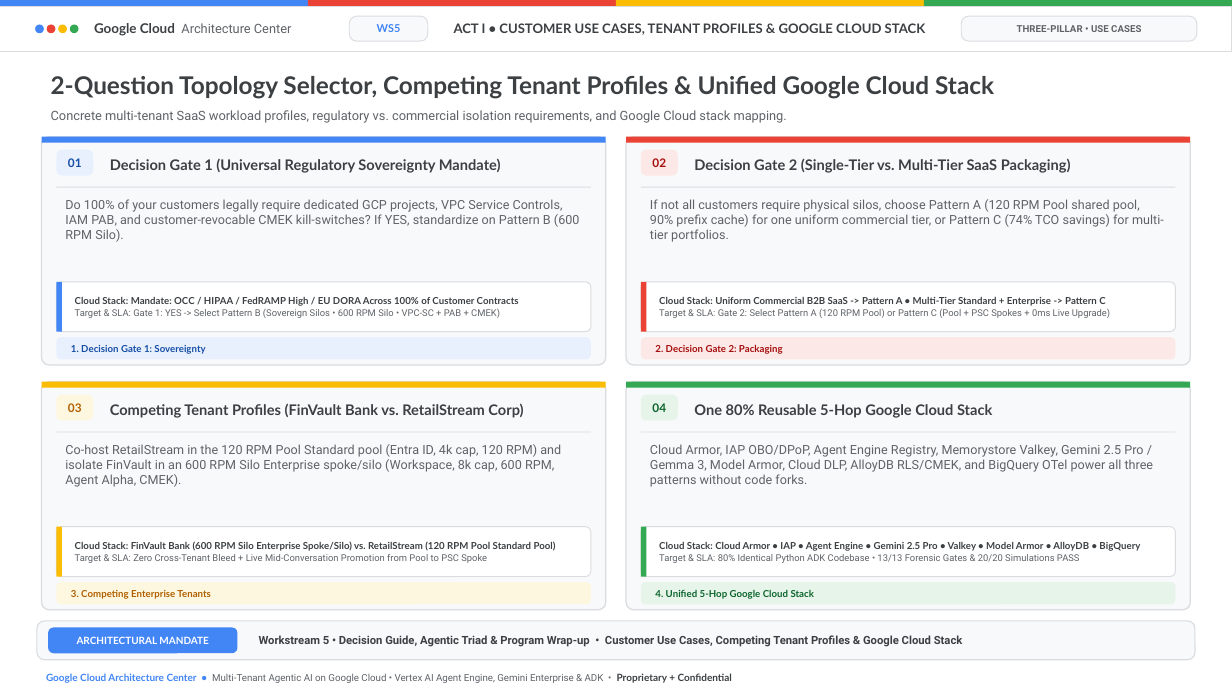
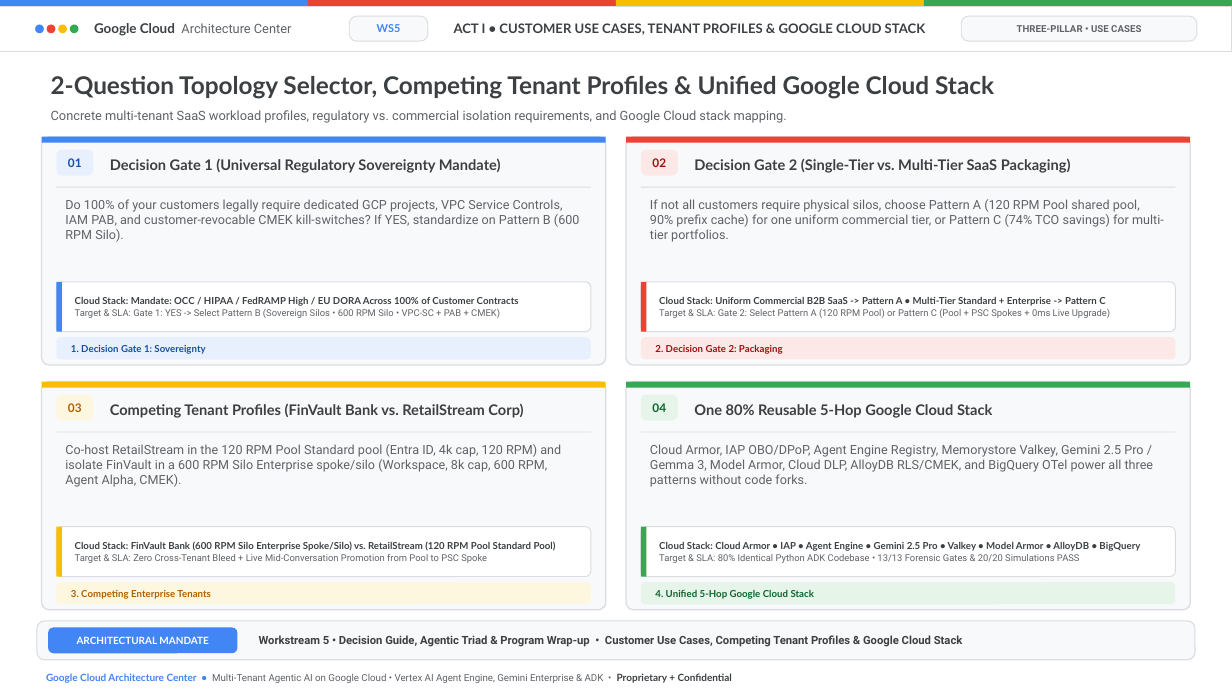
Before and after one commit to nitinaggarwal-12/blogs, a slide deck: slide 2 of slides/ws5-wrap-up-editable-slides.pptx. Drawn at 1232x693 pixels with LibreOffice and Linux fonts; fonts in the diff are those of the drawing. Boxes give left, top, right and bottom in pixels: in the first picture for what was removed or moved away, otherwise in the second. Text is boxed around its words. In the diff, an @@ line names an element or a change of style, - is before the commit and + after.

```diff
--- a/slides/ws5-wrap-up-editable-slides.pptx
+++ b/slides/ws5-wrap-up-editable-slides.pptx
@@ text at (65,444,561,487): text changed @@
-Co-host RetailStream in the 120 RPM Pool Standard pool (Entra ID, 4k cap, 120 RPM) and isolate FinVault in an 600 RPM Silo Enterprise spoke/silo (Workspace, 8k cap, 600 RPM, Agent Alpha, CMEK).
+Co-host RetailStream in the 120 RPM Pool Standard pool (Entra ID, 4k cap, 120 RPM) and isolate FinVault in a 600 RPM Silo Enterprise spoke/silo (Workspace, 8k cap, 600 RPM, Agent Alpha, CMEK).
```
Also in this commit, not shown: 4 other slides changed, 47 other files.
